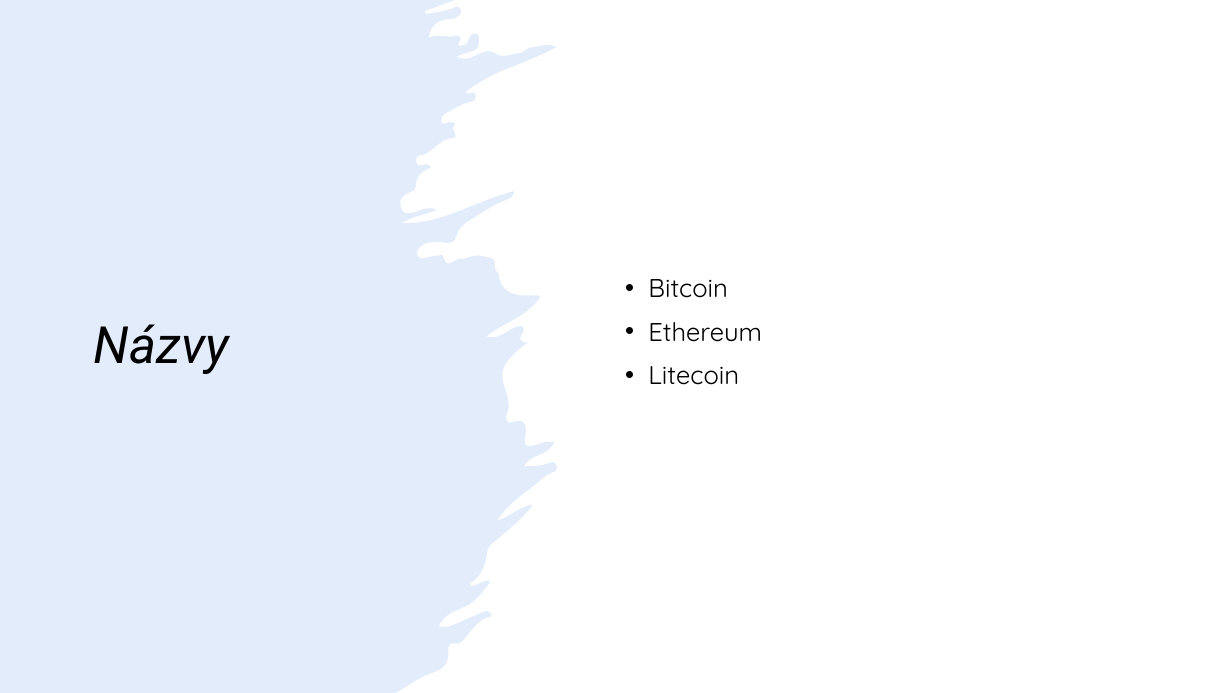
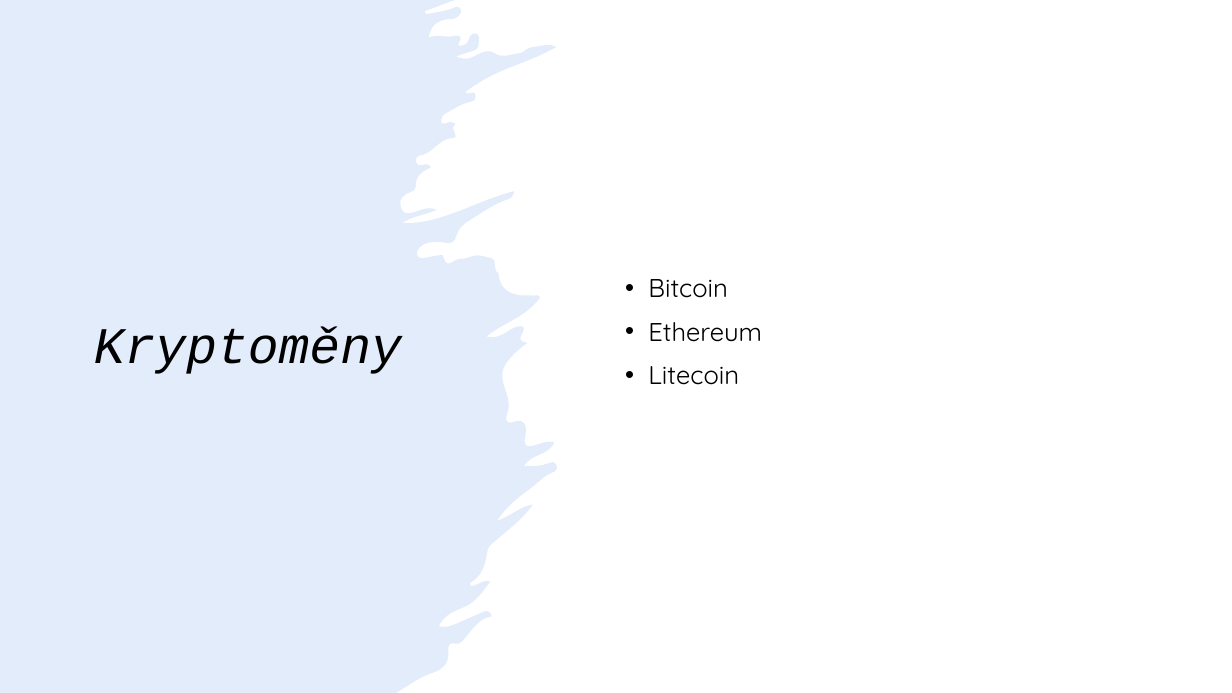
Before and after one commit to kuba384/Jirasek, a slide deck: slide 10 of Presentation.pptx (slide 8 before the commit). Drawn at 1232x693 pixels with LibreOffice and Linux fonts; fonts in the diff are those of the drawing. Boxes give left, top, right and bottom in pixels: in the first picture for what was removed or moved away, otherwise in the second. Text is boxed around its words. In the diff, an @@ line names an element or a change of style, - is before the commit and + after.

```diff
--- a/Presentation.pptx
+++ b/Presentation.pptx
@@ title at (94,326,402,374): text changed; font Roboto to Courier New @@
-Názvy
+Kryptoměny
```
Also in this commit, not shown: 4 other slides changed, 4 slides added.
